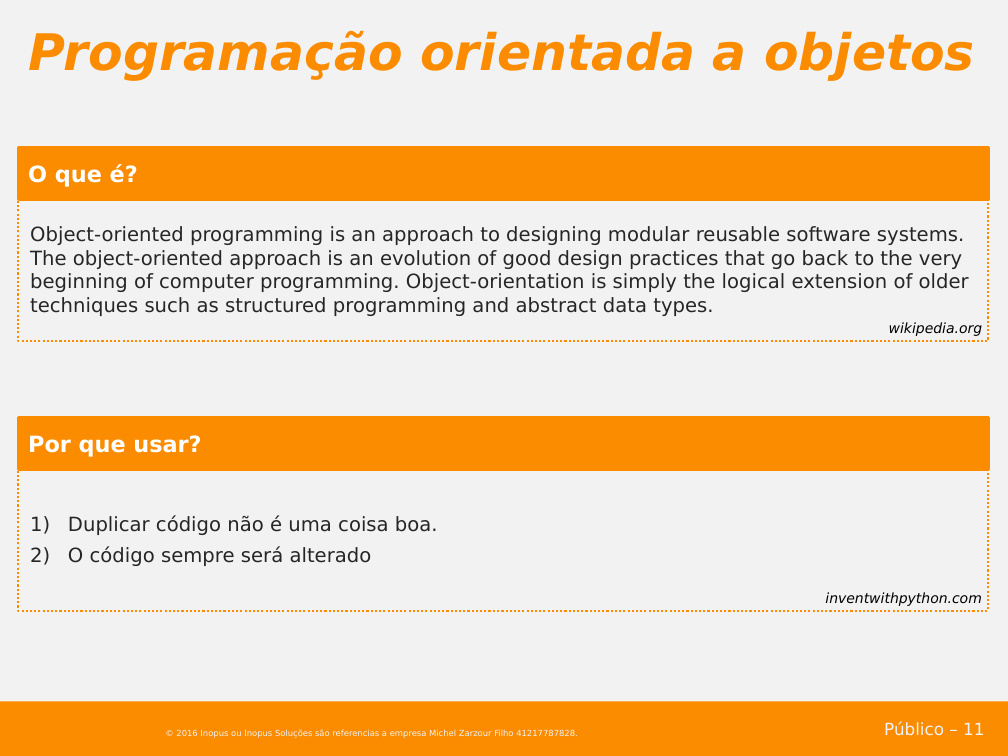
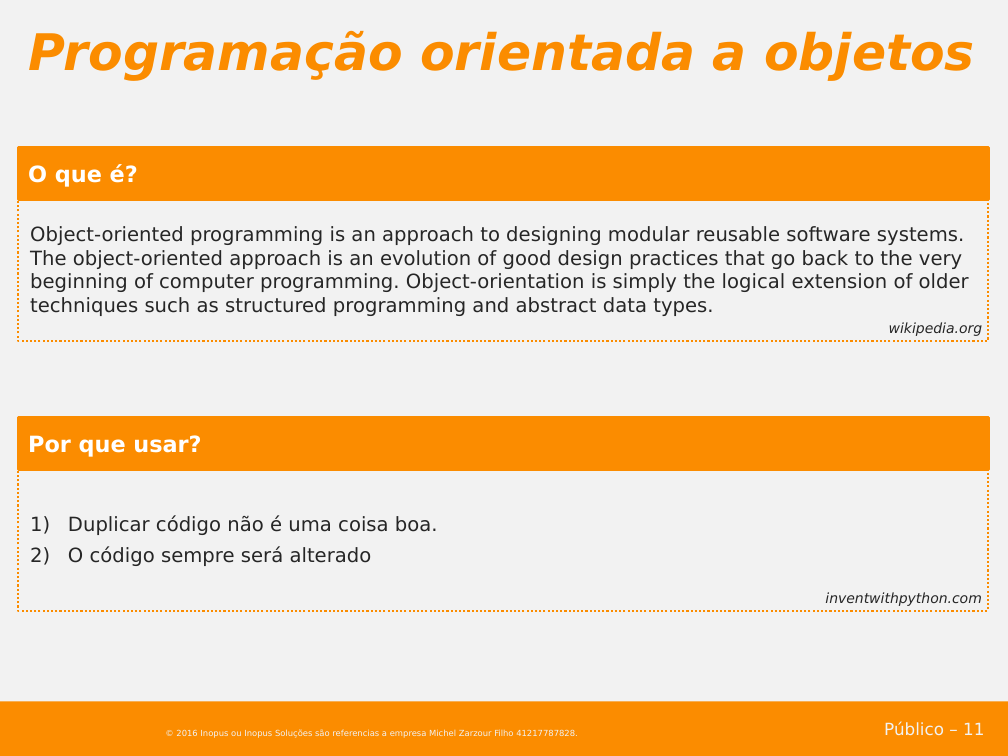
Before and after one commit to inopus/workshop-php-20161019, a slide deck: slide 11 of apresentacao/Workshop PHP 201610210136.pptx. Drawn at 1008x756 pixels with LibreOffice and Linux fonts; fonts in the diff are those of the drawing; background and template pictures are left out. Boxes give left, top, right and bottom in pixels: in the first picture for what was removed or moved away, otherwise in the second. Text is boxed around its words. In the diff, an @@ line names an element or a change of style, - is before the commit and + after.

```diff
--- a/apresentacao/Workshop PHP 201610210136.pptx
+++ b/apresentacao/Workshop PHP 201610210136.pptx
@@ text "wikipedia.org" at (889,322,983,336): text colour #000000 to #262626 @@
@@ text "inventwithpython.com" at (825,592,982,606): text colour #000000 to #262626 @@
```
Also in this commit, not shown: 8 other slides changed, 5 slides added, 5 other files.
